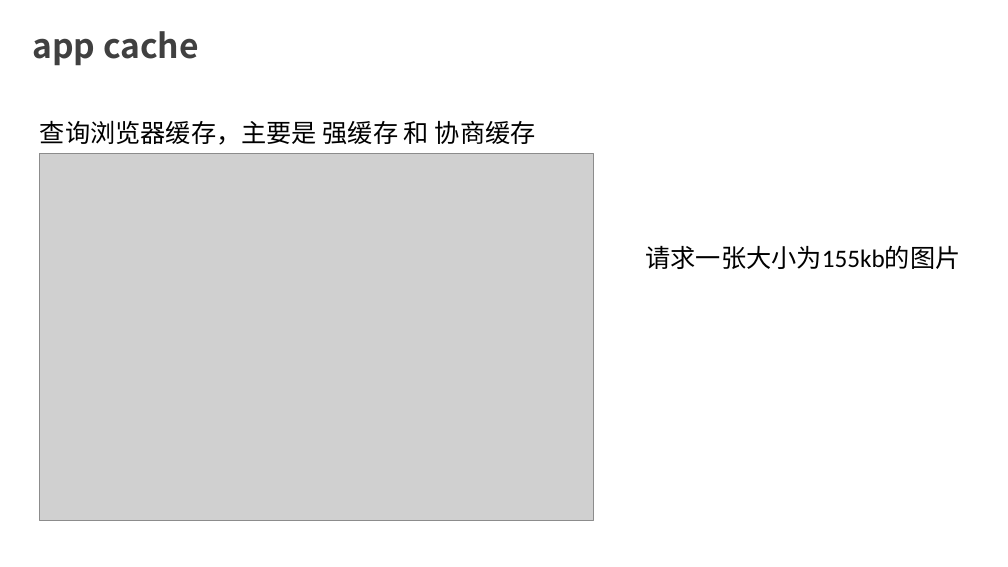
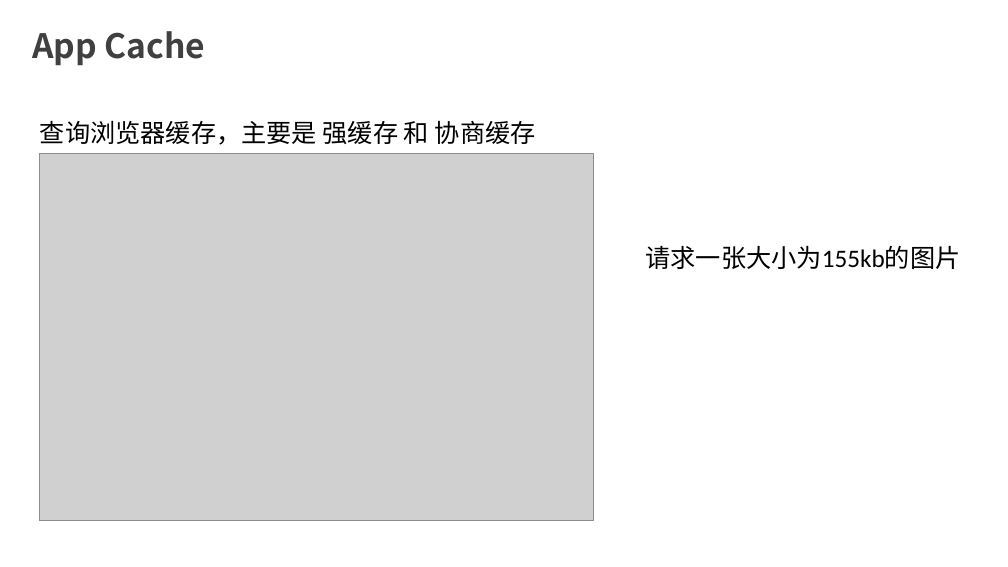
Before and after one commit to 1465799166/biye, a slide deck: slide 31 of 毕业设计答辩-沈家衡.pptx (slide 30 before the commit). Drawn at 1008x567 pixels with LibreOffice and Linux fonts; fonts in the diff are those of the drawing; grey boxes stand for pictures. Boxes give left, top, right and bottom in pixels: in the first picture for what was removed or moved away, otherwise in the second. Text is boxed around its words. In the diff, an @@ line names an element or a change of style, - is before the commit and + after.

```diff
--- a/毕业设计答辩-沈家衡.pptx
+++ b/毕业设计答辩-沈家衡.pptx
@@ text at <box>32,31,206,66</box>: text changed @@
-app cache
+App Cache
```
Also in this commit, not shown: 2 other slides changed, 2 slides added, 2 other files.
